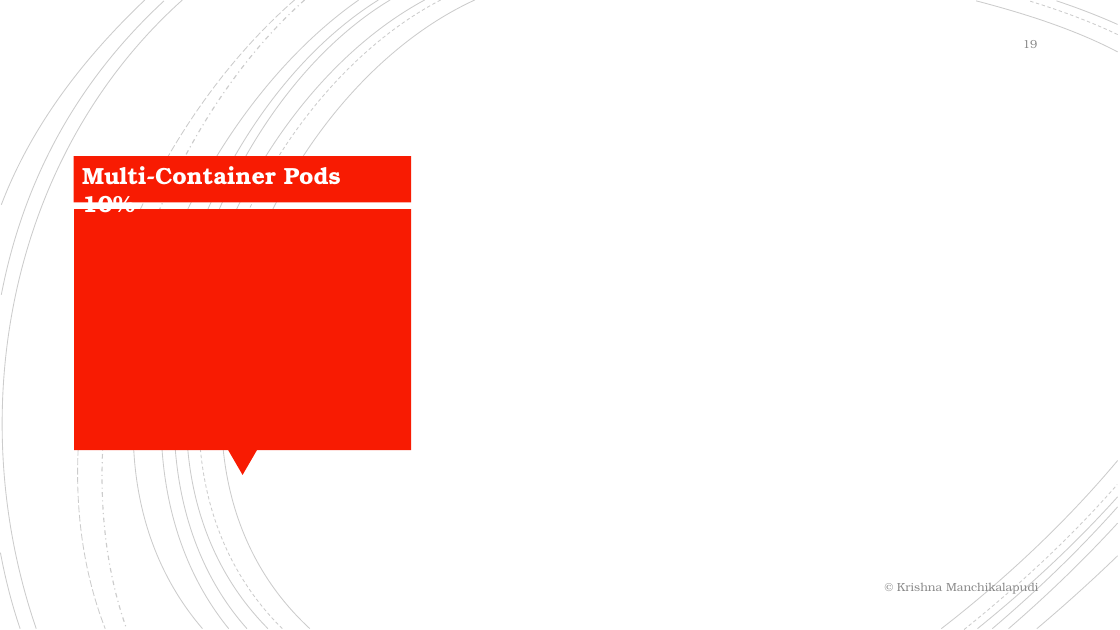
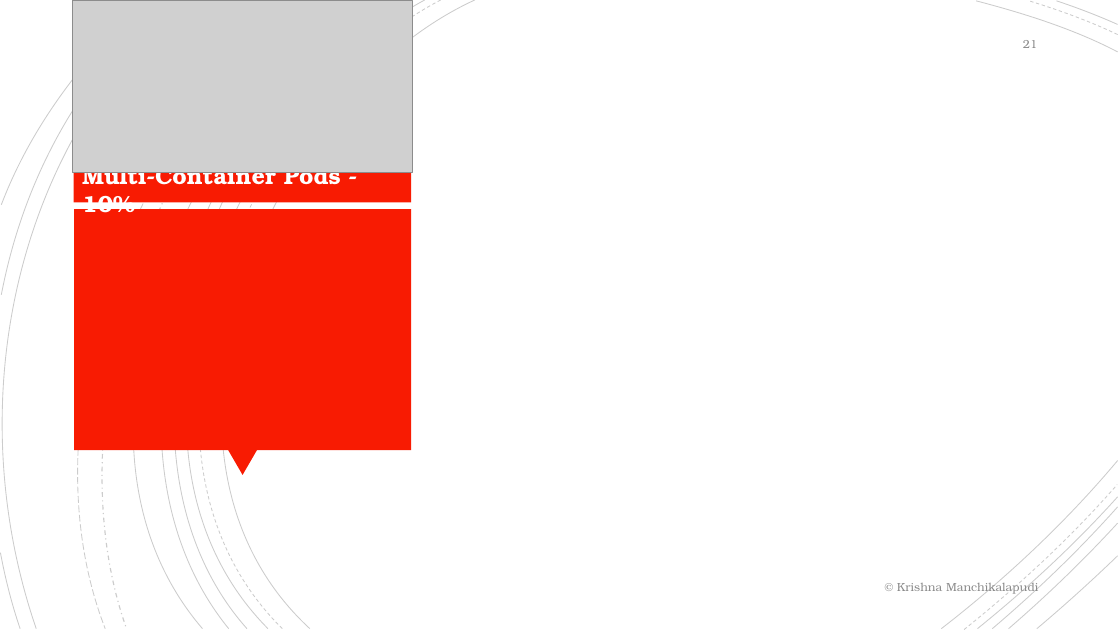
Before and after one commit to krishnamanchikalapudi/developer.info, a slide deck: slide 21 of CKAD-CertifiedKubernetesApplicationDeveloper/training.pptx (slide 19 before the commit). Drawn at 1120x630 pixels with LibreOffice and Linux fonts; fonts in the diff are those of the drawing; grey boxes stand for pictures. Boxes give left, top, right and bottom in pixels: in the first picture for what was removed or moved away, otherwise in the second. Text is boxed around its words. In the diff, an @@ line names an element or a change of style, - is before the commit and + after.

```diff
--- a/CKAD-CertifiedKubernetesApplicationDeveloper/training.pptx
+++ b/CKAD-CertifiedKubernetesApplicationDeveloper/training.pptx
@@ picture added at [73, 0, 413, 172] @@
@@ page number at [1023, 40, 1037, 48]: text changed @@
-19
+21
@@ text at [82, 172, 341, 213]: text changed @@
-Multi-Container Pods 10%
+Multi-Container Pods - 10%
```
Also in this commit, not shown: 26 other slides changed, 8 slides added, 10 other files.
